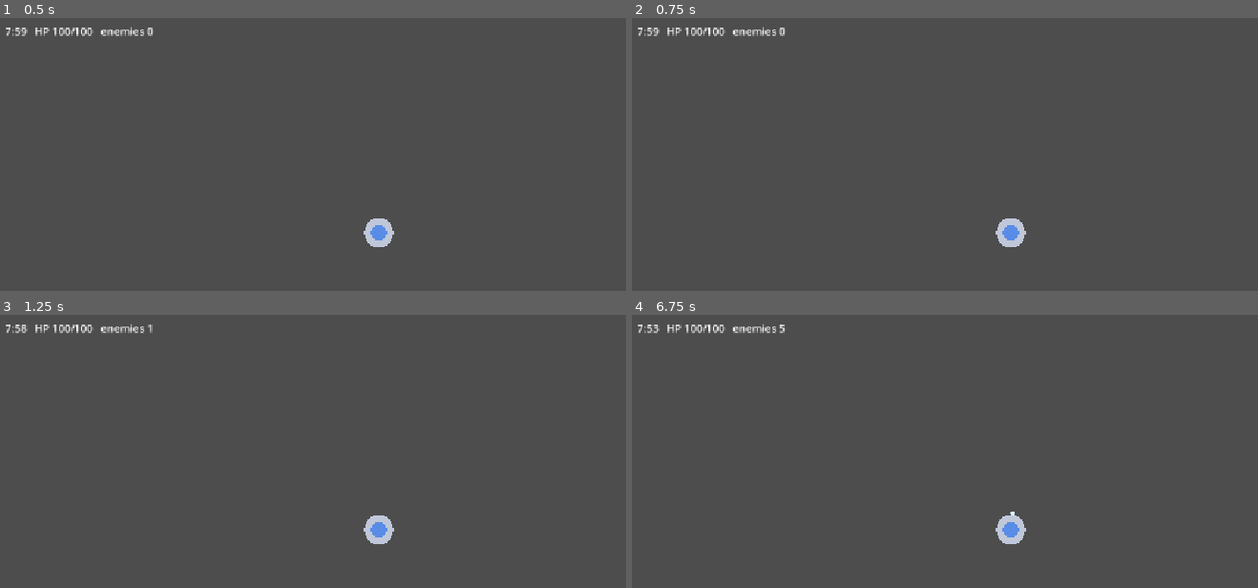
Above: before the commit, frames 1-4 (two rows, left to right).
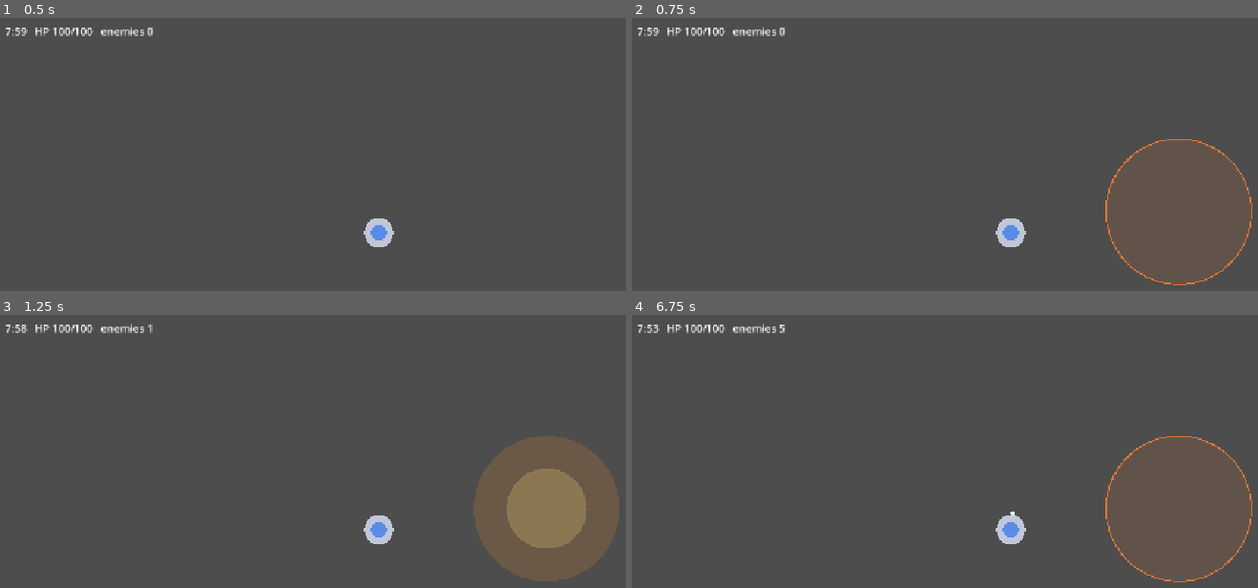
Above: after the commit, the same moments.

Repository: tapiokdev/squadron-concept-game
Game: Godot game, scene res://main.tscn
Same seed, same stepped clock (60 frames per second), same inputs: the game is played once before the commit and once after it.
Inputs (mouse positions are in pixels of both pictures, inside the frame that each line leads up to):
- Up to frame 1 (0.5 s): no input
- Up to frame 2 (0.75 s): tap Enter at 0.5 s; move the mouse to (1176, 211) at 0.52 s; click (1176, 211) at 0.67 s
- Up to frame 3 (1.25 s): no input
- Up to frame 4 (6.75 s): drag from (857, 552) to (outside the picture) at 1.27 s; tap Space at 2, 3.5, 5 s; move the mouse to (1088, 435) at 2.02 s; click (1088, 435) at 2.17 s; tap Enter at 2.75, 4.25 s; drag from (outside the picture) to (782, 465) at 2.77 s; move the mouse to (outside the picture) at 3.52 s; click (outside the picture) at 3.67 s; drag from (782, 465) to (894, 421) at 4.27 s; move the mouse to (1051, 530) at 5.02 s; click (1051, 530) at 5.17 s; drag from (894, 421) to (857, 552) at 5.77 s; move the mouse to (1176, 508) at 6.52 s; click (1176, 508) at 6.67 s

Frame 1 is identical in both runs. In frame 2, 0.3% of the frame differs, in the area x 75-100%, y 44-98%; in frame 3, 9.8%, in the area x 75-99%, y 44-98%; in frame 4, 0.3%.

Commit message:
Add cursor-aimed meteor skill on LMB
MeteorSkill: left-click casts at the cursor (~5.5s cooldown), short
telegraph ring, then AoE damage through the enemy pool with explosion
flash. Tuned to clear one swarmer cluster or dent one brute (60 dmg vs
120 HP). Casting is blocked while the tower is dead.

Co-Authored-By: Claude Fable 5 <noreply@anthropic.com>

Diff:
--- a/main.tscn
+++ b/main.tscn
@@ -5,8 +5,9 @@
 [ext_resource type="Script" uid="uid://coxiqvlqbfpsk" path="res://scripts/tower.gd" id="3_h2yge"]
 [ext_resource type="Script" uid="uid://blq07ni462w1i" path="res://scripts/enemy_spawner.gd" id="4_1bvp3"]
 [ext_resource type="Script" uid="uid://cwbgoem4kwgva" path="res://scripts/weapons/bolt_weapon.gd" id="4_7mycd"]
-[ext_resource type="Script" path="res://scripts/weapons/pulse_weapon.gd" id="5_272bh"]
+[ext_resource type="Script" uid="uid://bmwon7t7kxr5o" path="res://scripts/weapons/pulse_weapon.gd" id="5_272bh"]
 [ext_resource type="Script" uid="uid://cl5gi1cvtvj0w" path="res://scripts/projectile_pool.gd" id="6_272bh"]
+[ext_resource type="Script" path="res://scripts/skills/meteor_skill.gd" id="8_5vw27"]
 
 [node name="Main" type="Node2D" unique_id=2138863706]
 script = ExtResource("1_0xm2m")
@@ -36,3 +37,6 @@
 
 [node name="ProjectilePool" type="Node2D" parent="." unique_id=1662471472]
 script = ExtResource("6_272bh")
+
+[node name="Meteor" type="Node2D" parent="." unique_id=458302395]
+script = ExtResource("8_5vw27")
--- a/scripts/main.gd
+++ b/scripts/main.gd
@@ -12,6 +12,7 @@
 @onready var tower: Tower = $Tower
 @onready var bolt: BoltWeapon = $Tower/Bolt
 @onready var pulse: PulseWeapon = $Tower/Pulse
+@onready var meteor: MeteorSkill = $Meteor
 @onready var spawner: EnemySpawner = $Spawner
 @onready var info_label: Label = $HUD/InfoLabel
 
@@ -24,6 +25,7 @@
 	spawner.setup(enemy_pool, tower)
 	bolt.setup(enemy_pool, projectile_pool, tower)
 	pulse.setup(enemy_pool, tower)
+	meteor.setup(enemy_pool, tower)
 
 func _process(delta: float) -> void:
 	if run_over:
--- /dev/null
+++ b/scripts/skills/meteor_skill.gd
@@ -0,0 +1,80 @@
+class_name MeteorSkill
+extends Node2D
+
+## LMB active skill: cursor-aimed AoE meteor on a long cooldown, the
+## core moment-to-moment decision. Tuning intent from the brief: one
+## cast clears a single swarmer cluster OR dents one brute/elite.
+
+@export var damage := 60.0
+@export var radius := 110.0
+@export var cooldown := 5.5
+## Short telegraph between click and impact so the hit reads on screen.
+@export var impact_delay := 0.35
+
+const EXPLOSION_TIME := 0.3
+
+var _enemies: EnemyPool
+var _tower: Tower
+var _cd := 0.0
+var _pending_pos := Vector2.ZERO
+var _impact_in := -1.0
+var _explosion_pos := Vector2.ZERO
+var _explosion_left := 0.0
+
+func setup(enemies: EnemyPool, tower: Tower) -> void:
+	_enemies = enemies
+	_tower = tower
+
+func is_ready() -> bool:
+	return _cd <= 0.0 and _impact_in < 0.0
+
+func cooldown_fraction() -> float:
+	return 1.0 - _cd / cooldown
+
+func _unhandled_input(event: InputEvent) -> void:
+	if event is InputEventMouseButton \
+			and event.button_index == MOUSE_BUTTON_LEFT and event.pressed:
+		try_cast(get_global_mouse_position())
+
+func try_cast(pos: Vector2) -> bool:
+	if not is_ready():
+		return false
+	if _tower == null or not _tower.alive:
+		return false
+	_cd = cooldown
+	_pending_pos = pos
+	_impact_in = impact_delay
+	queue_redraw()
+	return true
+
+func _process(delta: float) -> void:
+	var dirty := false
+	if _cd > 0.0:
+		_cd = maxf(_cd - delta, 0.0)
+	if _impact_in >= 0.0:
+		_impact_in -= delta
+		if _impact_in < 0.0:
+			_impact()
+		dirty = true
+	if _explosion_left > 0.0:
+		_explosion_left = maxf(_explosion_left - delta, 0.0)
+		dirty = true
+	if dirty:
+		queue_redraw()
+
+func _impact() -> void:
+	# Iterate a copy: take_damage can kill and mutate the live list.
+	for enemy in _enemies.live.duplicate():
+		if _pending_pos.distance_to(enemy.global_position) <= radius + enemy.def.radius:
+			enemy.take_damage(damage)
+	_explosion_pos = _pending_pos
+	_explosion_left = EXPLOSION_TIME
+
+func _draw() -> void:
+	if _impact_in >= 0.0:
+		draw_arc(_pending_pos, radius, 0.0, TAU, 48, Color(1.0, 0.5, 0.2, 0.8), 2.0)
+		draw_circle(_pending_pos, radius, Color(1.0, 0.5, 0.2, 0.12))
+	if _explosion_left > 0.0:
+		var alpha := _explosion_left / EXPLOSION_TIME
+		draw_circle(_explosion_pos, radius, Color(1.0, 0.6, 0.15, alpha * 0.6))
+		draw_circle(_explosion_pos, radius * 0.55, Color(1.0, 0.9, 0.5, alpha * 0.8))
Not shown, added: scripts/skills/meteor_skill.gd.uid
